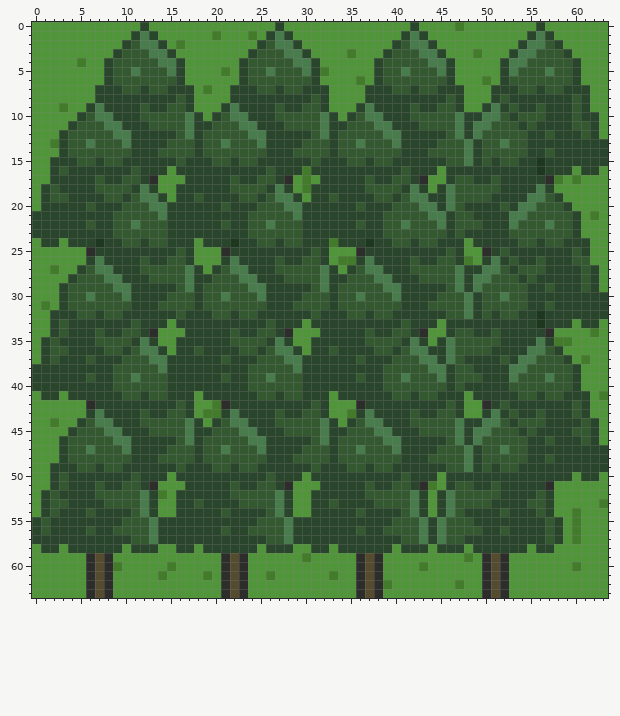
Two states of a pixel-art sprite, deploy/www/images/nodes/forest.png. Above: the version before the commit.
The file is 64x64 pixels. Pixels under 10% opacity are left out. Colours within 5 levels of each other are drawn and written as one.
New version:
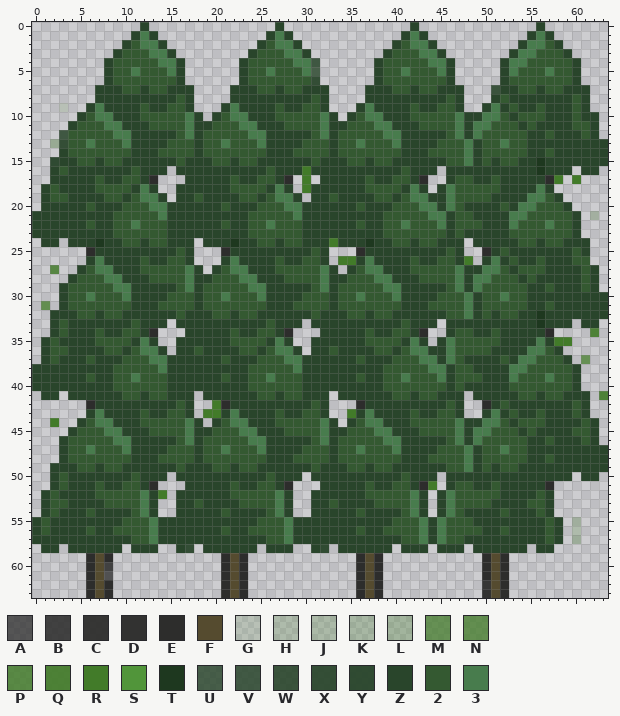
Palette (. is transparent): A #2d2d2cbf  B #2d2d2cdf  C #2d2d2cf1  D #2d2d2cf7  E #2d2d2c  F #554b2f  G #427b2927  H #427b2938  J #427b293e  K #427b2945  L #427b294e  M #427b29bd  N #427b29c3  P #427b29d4  Q #427b29eb  R #427b29  S #51953a  T #1e381f  U #29452bd0  V #29452bd9  W #29452be5  X #29452bee  Y #29452bf4  Z #29452b  2 #345931  3 #487c4d
Changes in this commit:
y 0: x 0..11 SSSSSSSSSSSS -> ............; x 13..26 SSSSSSSSSSSSSS -> ..............; x 28..41 SSSSSSSSSSSSSS -> ..............; x 43..55 SSSSRSSSSSSSS -> .............; x 57..63 SSSSSSS -> .......
y 1: x 0..10 SSSSSSSSSSS -> ...........; x 14..25 SSSSSSRSSSRS -> ............; x 29..40 SSSSSSSSSSSS -> ............; x 44..54 SSSSSSSSSSS -> ...........; x 58..63 SSSSSS -> ......
y 2: x 0..9 SSSSSSSSSS -> ..........; x 15..24 SRSSSSSSSS -> ..........; x 30..39 SSSSSSSSSS -> ..........; x 45..53 SSSSSSSSS -> .........; x 59..63 SSSSS -> .....
y 3: x 0..8 SSSSSSSSS -> .........; x 16..23 SSSSSSSS -> ........; x 31..38 SSSSRSSS -> ........; x 46..52 SSSRSSS -> .......; x 60..63 SSSS -> ....
y 4: x 0..7 SSSSSRSS -> ........; x 17..22 SSSSSS -> ......; x 31..37 ZSSSSSS -> V......; x 47..51 SSSSS -> .....; x 61..63 SSS -> ...
y 5: x 0..7 SSSSSSSS -> ........; x 17..22 SSSSRS -> ......; x 31..37 ZRSSSSS -> U......; x 47..51 SSSSS -> .....; x 61..63 SSS -> ...
y 6: x 0..7 SSSSSSSS -> ........; x 17..22 SSSSSS -> ......; x 31..37 ZSSSSRS -> X......; x 47..51 SSSRS -> .....; x 61..63 SSS -> ...
y 7: x 0..6 SSSSSSS -> .......; x 18..21 SRSS -> ....; x 33..36 SSSS -> ....; x 48..51 SSSZ -> ...W; x 62..63 SS -> ..
y 8: x 0..6 SSSSSSS -> .......; x 18..21 SSSS -> ....; x 33..36 SSSS -> ....; x 48..50 SSS -> ...; x 62..63 SS -> ..
y 9: x 0..5 SSSRSS -> ...G..; x 18..20 SSS -> ...; x 33..35 SSS -> ...; x 48..49 SS -> ..; x 62..63 SS -> ..
y 10: x 0..4 SSSSS -> .....; x 19 S -> .; x 34 S -> .; x 63 S -> .
y 11: x 0..3 SSSS -> ....; x 63 S -> .
y 12: x 0..3 SSSZ -> ...V; x 63 S -> .
y 13: x 0..3 SSRZ -> ..LX
y 14: x 0..2 SSS -> ...
y 15: x 0..2 SSZ -> ..Y
y 16: x 0..1 SS -> ..; x 15 S -> .; x 45 S -> .; x 60 S -> .; x 63 S -> .
y 17: x 0..1 SS -> ..; x 14..16 SSS -> ...; x 29 S -> .; x 31 S -> .; x 44..45 SS -> ..; x 59 S -> .; x 61..63 SSS -> ...
y 18: x 0 S -> .; x 14..15 SS -> ..; x 29 S -> .; x 44 S -> .; x 58..63 SSSSSS -> ......
y 19: x 0 S -> .; x 15 S -> .; x 30 S -> .; x 59..63 SSSSS -> .....
y 20: x 0 S -> .; x 60..63 SSSS -> ....
y 21: x 61..63 SRS -> .H.
y 22..23: x 61..63 SSS -> ...
y 24: x 0 S -> .; x 3 S -> .; x 18 S -> .; x 48 S -> .; x 62..63 SS -> ..
y 25: x 0..5 SSSSSS -> ......; x 18..20 SSS -> ...; x 33..35 SSS -> ...; x 48..49 SS -> ..; x 62..63 SS -> ..
y 26: x 0..5 SSSSSS -> ......; x 18..20 SSS -> ...; x 33 S -> .; x 49 S -> .; x 62..63 SS -> ..
y 27: x 0..4 SSRSS -> ..P..; x 19 S -> .; x 34 S -> .; x 63 S -> .
y 28: x 0..3 SSSS -> ....; x 63 S -> .
y 29: x 0..2 SSS -> ...; x 63 S -> .
y 30: x 0..2 SSS -> ...
y 31: x 0..2 SRS -> .N.
y 32: x 0..1 SS -> ..
y 33: x 0..1 SS -> ..; x 15 S -> .; x 30 S -> .; x 45 S -> .; x 60 S -> .; x 63 S -> .
y 34: x 0..1 SS -> ..; x 14..16 SSS -> ...; x 29..31 SSS -> ...; x 44..45 SS -> ..; x 58..63 SSSSRS -> ....Q.
y 35: x 0 S -> .; x 14..15 SS -> ..; x 29..30 SS -> ..; x 44 S -> .; x 60..63 SSSS -> ....
y 36: x 0 S -> .; x 15 S -> .; x 30 S -> .; x 59..63 SSSSS -> .....
y 37: x 0 S -> .; x 60..63 SRSS -> .M..
y 38..40: x 61..63 SSS -> ...
y 41: x 0 S -> .; x 3 S -> .; x 18 S -> .; x 33 S -> .; x 48 S -> .; x 62..63 SR -> .Q
y 42: x 0..5 SSSSSS -> ......; x 18..19 SS -> ..; x 33..35 SSS -> ...; x 48..49 SS -> ..; x 62..63 SS -> ..
y 43: x 0..5 SSSSSS -> ......; x 18 S -> .; x 33..34 SS -> ..; x 48..49 SS -> ..; x 62..63 SS -> ..
y 44: x 0..1 SS -> ..; x 3..4 SS -> ..; x 19 S -> .; x 34 S -> .; x 63 S -> .
y 45: x 0..3 SSSS -> ....; x 63 S -> .
y 46: x 0..2 SSS -> ...; x 63 S -> .
y 47..48: x 0..2 SSS -> ...
y 49: x 0..1 SS -> ..
y 50: x 0..1 SS -> ..; x 15 S -> .; x 30 S -> .; x 45 S -> .; x 60 S -> .; x 63 S -> .
y 51: x 0..1 SS -> ..; x 14..16 SSS -> ...; x 29..31 SSS -> ...; x 45 S -> .; x 58..63 SSSSSS -> ......
y 52: x 0 S -> .; x 15 S -> .; x 29..30 SS -> ..; x 44 S -> .; x 58..63 SSSSSS -> ......
y 53: x 0 S -> .; x 14..15 SS -> ..; x 29..30 SS -> ..; x 44 S -> .; x 58..63 SSSSSR -> ......
y 54: x 0 S -> .; x 14..15 SS -> ..; x 29..30 SS -> ..; x 44 S -> .; x 58..63 SSRSSS -> ......
y 55: x 59..63 SRSSS -> .J...
y 56: x 59..63 SRSSS -> .H...
y 57: x 59..63 SRSSS -> .K...
y 58: x 0 S -> .; x 3 S -> .; x 10 S -> .; x 14..15 SS -> ..; x 17..18 ZS -> X.; x 25 S -> .; x 29..30 SS -> ..; x 32..33 ZS -> Y.; x 40 S -> .; x 44 S -> .; x 48 S -> .; x 55 S -> .; x 58..63 SSSSSS -> ......
y 59: x 0..5 SSSSSS -> ......; x 9..20 SSSSSSSSSSSS -> ............; x 24..35 SSSSSSRSSSSS -> ............; x 39..49 SSSSSSSSSRS -> ...........; x 53..63 SSSSSSSSSSS -> ...........
y 60: x 0..5 SSSSSS -> ......; x 8..20 ERSSSSSRSSSSS -> B............; x 24..35 SSSSSSSSSSSS -> ............; x 39..49 SSSSRSSSSSS -> ...........; x 53..63 SSSSSSSRSSS -> ...........
y 61: x 0..5 SSSSSS -> ......; x 8..20 ESSSSSRSSSSRS -> A............; x 24..35 SSRSSSSSSRSS -> ............; x 39..49 SSSSSSSSSSS -> ...........; x 53..63 SSSSSSSSSSS -> ...........
y 62: x 0..5 SSSSSS -> ......; x 9..20 SSSSSSSSSSSS -> ............; x 24..35 SSSSSSSSSSSS -> ............; x 39..50 RSSSSSSSRSSE -> ...........C; x 53..63 SSSSSSSSSSS -> ...........
y 63: x 0..5 SSSSSS -> ......; x 9..20 SSSSSSSSSSSS -> ............; x 24..35 SSSSSSSSSSSS -> ............; x 39..50 SSSSSSSSSSSE -> ...........D; x 53..63 SSSSSSSSSSS -> ...........
Changed places in both pictures, as pixel boxes (x1, y1, x2, y2):
changed: (32, 22, 608, 598)
